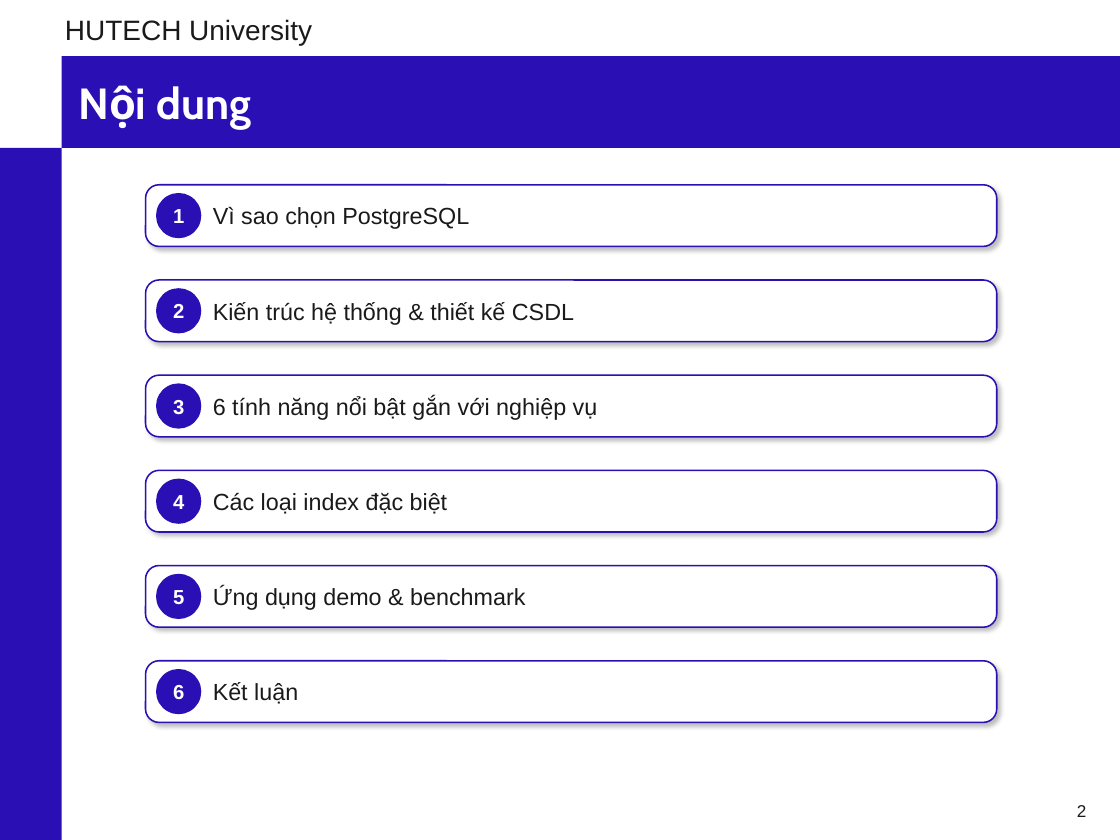
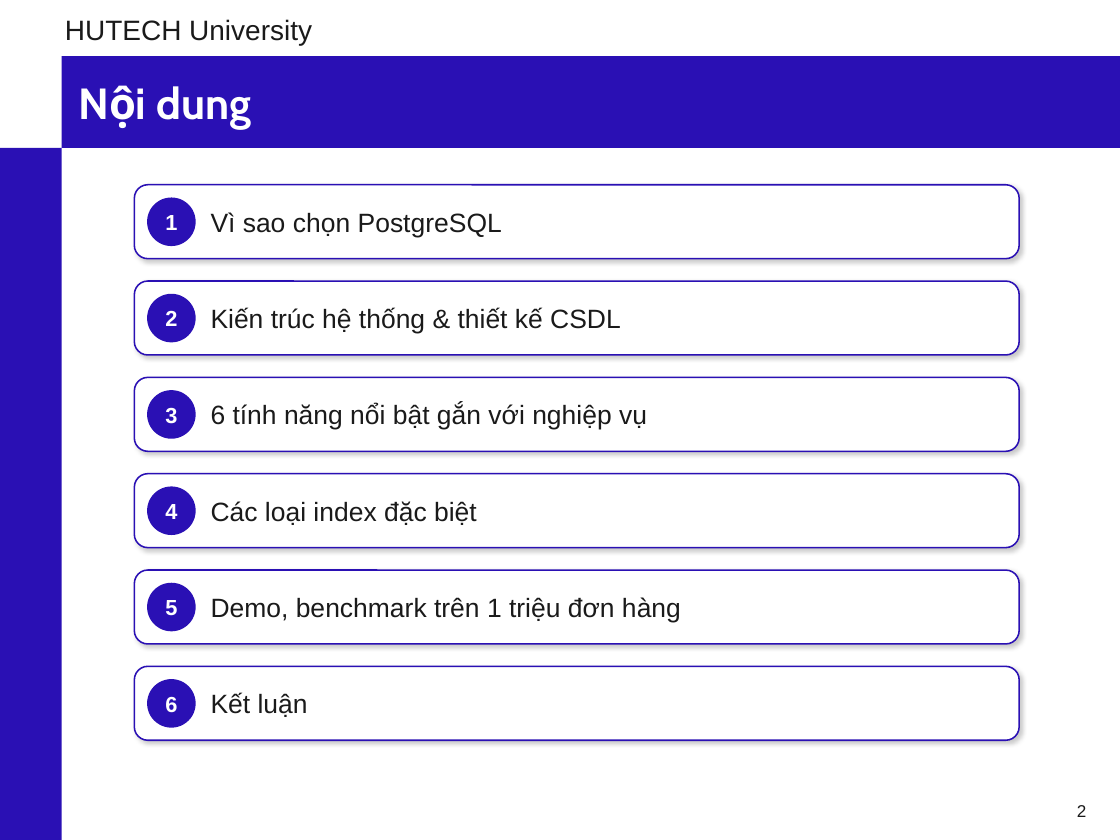
Before and after one commit to phunganhtuan123/master-csdl, a slide deck: slide 2 of docs/Slide_CSDL_Nhom6_PostgreSQL.pptx. Drawn at 1120x840 pixels with LibreOffice and Linux fonts; fonts in the diff are those of the drawing; background and template pictures are left out. Boxes give left, top, right and bottom in pixels: in the first picture for what was removed or moved away, otherwise in the second. Text is boxed around its words. In the diff, an @@ line names an element or a change of style, - is before the commit and + after.

Commit message:
Slide bố cục mới, tiểu luận theo template lớp, COMMANDS.md; dọn file thừa

```diff
--- a/docs/Slide_CSDL_Nhom6_PostgreSQL.pptx
+++ b/docs/Slide_CSDL_Nhom6_PostgreSQL.pptx
@@ rounded rectangle: place and size @@
-rounded rectangle at [146, 185, 997, 246]
+rounded rectangle at [134, 185, 1019, 259]
@@ text "1": place and size @@
-text "1" at [173, 209, 184, 223]
+text "1" at [165, 215, 177, 230]
@@ ellipse: place and size @@
-ellipse at [157, 194, 200, 237]
+ellipse at [148, 198, 195, 245]
@@ rounded rectangle: place and size @@
-rounded rectangle at [146, 280, 997, 342]
+rounded rectangle at [134, 281, 1019, 355]
@@ text "2": place and size @@
-text "2" at [173, 304, 184, 318]
+text "2" at [165, 310, 177, 326]
@@ ellipse: place and size @@
-ellipse at [157, 289, 200, 333]
+ellipse at [148, 295, 195, 342]
@@ rounded rectangle: place and size @@
-rounded rectangle at [146, 375, 997, 437]
+rounded rectangle at [134, 377, 1019, 451]
@@ text "3": place and size @@
-text "3" at [173, 400, 184, 415]
+text "3" at [165, 407, 177, 424]
@@ ellipse: place and size @@
-ellipse at [157, 384, 200, 428]
+ellipse at [148, 391, 195, 438]
@@ rounded rectangle: place and size @@
-rounded rectangle at [146, 470, 997, 532]
+rounded rectangle at [134, 474, 1019, 548]
@@ text "4": place and size @@
-text "4" at [173, 495, 184, 509]
+text "4" at [165, 504, 177, 519]
@@ ellipse: place and size @@
-ellipse at [157, 479, 200, 523]
+ellipse at [148, 487, 195, 534]
@@ rounded rectangle: place and size @@
-rounded rectangle at [146, 566, 997, 627]
+rounded rectangle at [134, 570, 1019, 644]
@@ text "5": place and size @@
-text "5" at [173, 590, 184, 605]
+text "5" at [165, 600, 177, 616]
@@ ellipse: place and size @@
-ellipse at [157, 575, 200, 618]
+ellipse at [148, 584, 195, 631]
@@ text at [211, 597, 681, 623]: text changed; size 15 to 17 pt @@
-Ứng dụng demo & benchmark
+Demo, benchmark trên 1 triệu đơn hàng
@@ shadow changed; proportions changed in 6 elements at [134, 185, 1019, 259], [134, 281, 1019, 355], [134, 377, 1019, 451], [134, 474, 1019, 548], [134, 570, 1019, 644], [134, 666, 1019, 740] @@
@@ rounded rectangle: place and size @@
-rounded rectangle at [146, 661, 997, 722]
+rounded rectangle at [134, 666, 1019, 740]
@@ size 13 to 14 pt in 6 elements at [165, 215, 177, 230], [165, 310, 177, 326], [165, 407, 177, 424], [165, 504, 177, 519], [165, 600, 177, 616], [165, 697, 177, 712] @@
@@ text "6": place and size @@
-text "6" at [173, 685, 184, 699]
+text "6" at [165, 697, 177, 712]
@@ ellipse: place and size @@
-ellipse at [157, 670, 200, 713]
+ellipse at [148, 680, 195, 727]
@@ size 15 to 17 pt in 5 elements at [211, 212, 502, 237], [211, 308, 621, 334], [211, 404, 647, 430], [211, 501, 477, 525], [211, 693, 308, 717] @@
```
Also in this commit, not shown: 15 other slides changed, 1 slide added, 1 slide removed, 43 other files.
